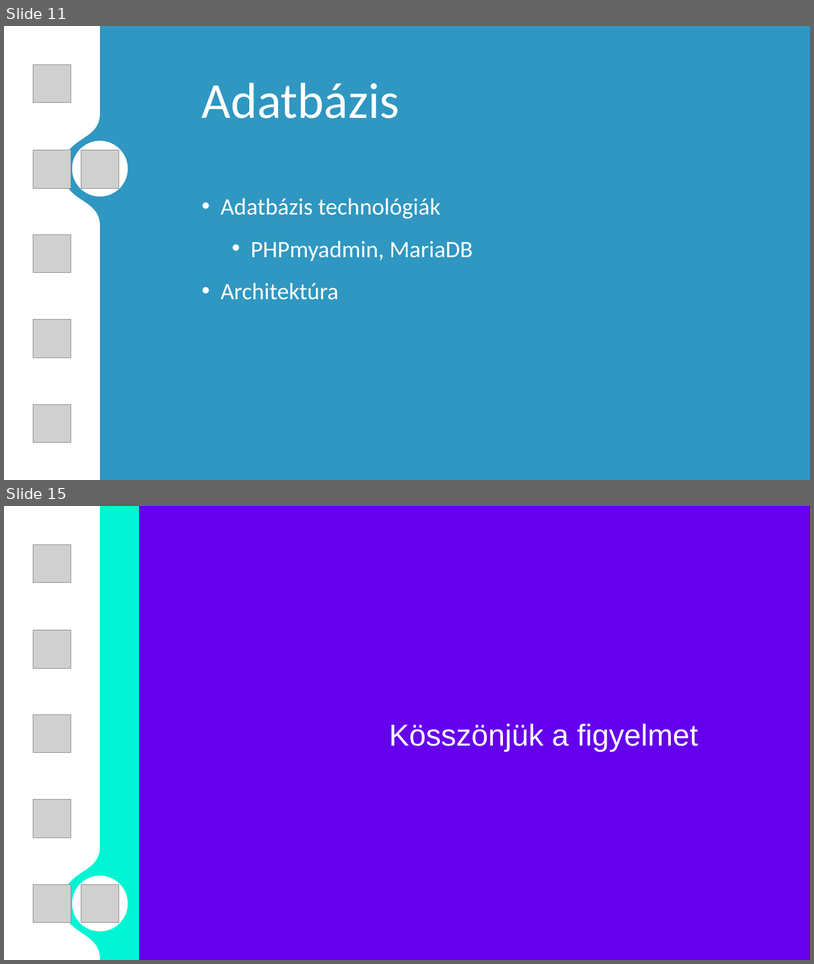
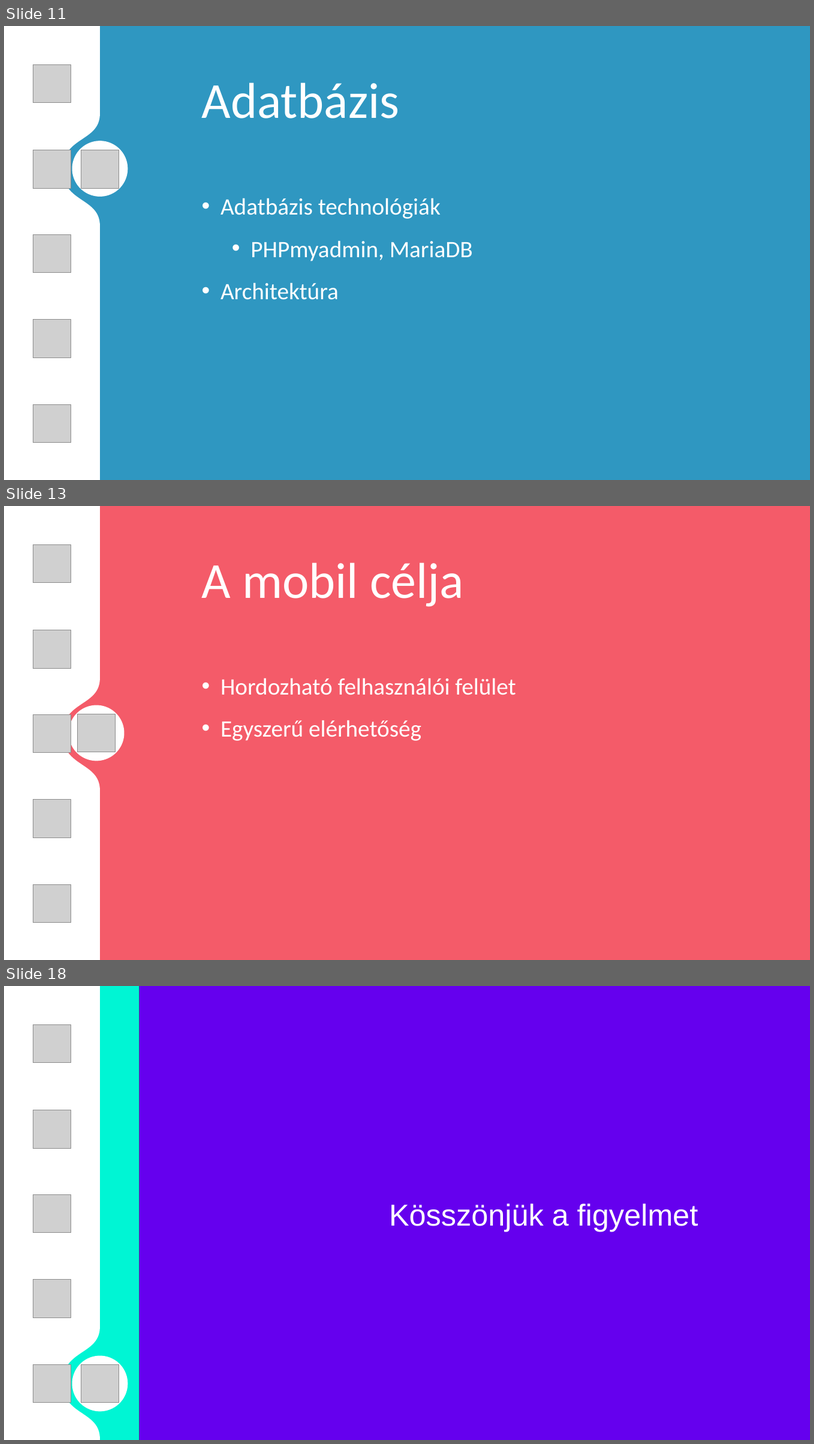
Before and after one commit to egri-richard/TurboNote, a slide deck: TNote_presentation.pptx. Shown one above the other, each under a label of ours: slides 11 and 15 before the commit, slides 11, 13 and 18 after it; the slides between them are not shown. The pictures are 814x964 and 814x1444 pixels, drawn with LibreOffice and Linux fonts; fonts in the diff are those of the drawing; grey boxes stand for pictures; background and template pictures are left out. Boxes give left, top, right and bottom in pixels: in the first picture for what was removed or moved away, otherwise in the second. Text is boxed around its words. In the diff, an @@ line names an element or a change of style, - is before the commit and + after.

Commit message:
Mobil alakul

```diff
--- a/TNote_presentation.pptx
+++ b/TNote_presentation.pptx
@@ slide 13 added at (x1=4, y1=506, x2=810, y2=960), background #F45B69 @@
@@ freeform shape added at (x1=4, y1=506, x2=99, y2=960), fill #FFFFFF @@
@@ picture added at (x1=33, y1=545, x2=71, y2=583) @@
@@ text added at (x1=202, y1=562, x2=464, y2=607), 60 pt, text #FFFFFF @@
+A mobil célja
@@ picture added at (x1=33, y1=630, x2=71, y2=668) @@
@@ text added at (x1=221, y1=678, x2=516, y2=741), 28 pt, text #FFFFFF @@
+• Hordozható felhasználói felület
+• Egyszerű elérhetőség
@@ picture added at (x1=33, y1=714, x2=71, y2=752) @@
@@ ellipse added at (x1=69, y1=705, x2=125, y2=760), fill #FFFFFF @@
@@ picture added at (x1=77, y1=714, x2=116, y2=751) @@
@@ picture added at (x1=33, y1=799, x2=71, y2=838) @@
@@ picture added at (x1=33, y1=884, x2=71, y2=922) @@
@@ what was slide 15 is now slide 18 @@
```
Also in this commit, not shown: 1 slide changed, 5 other slides added, 3 slides removed.
